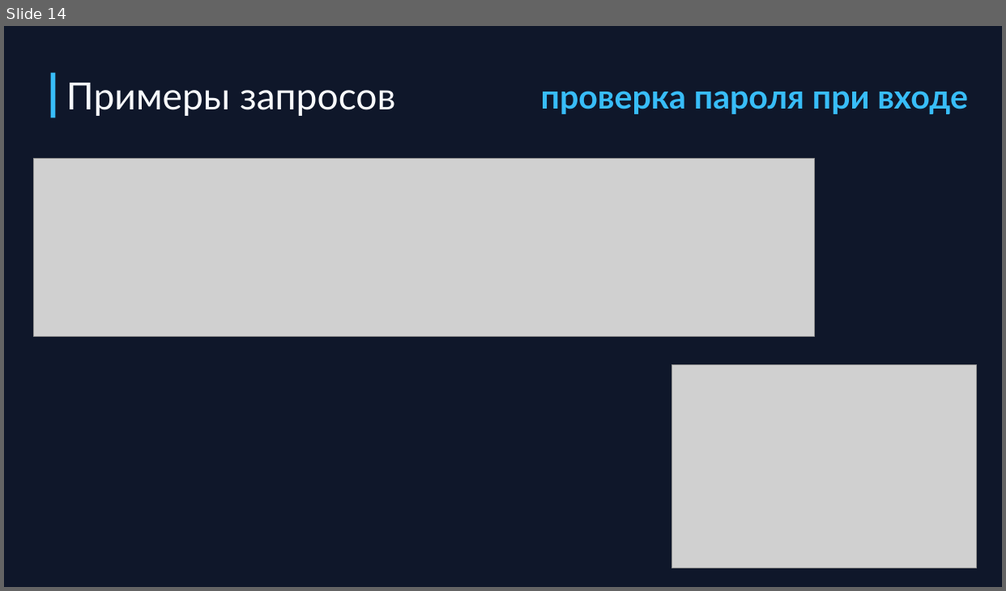
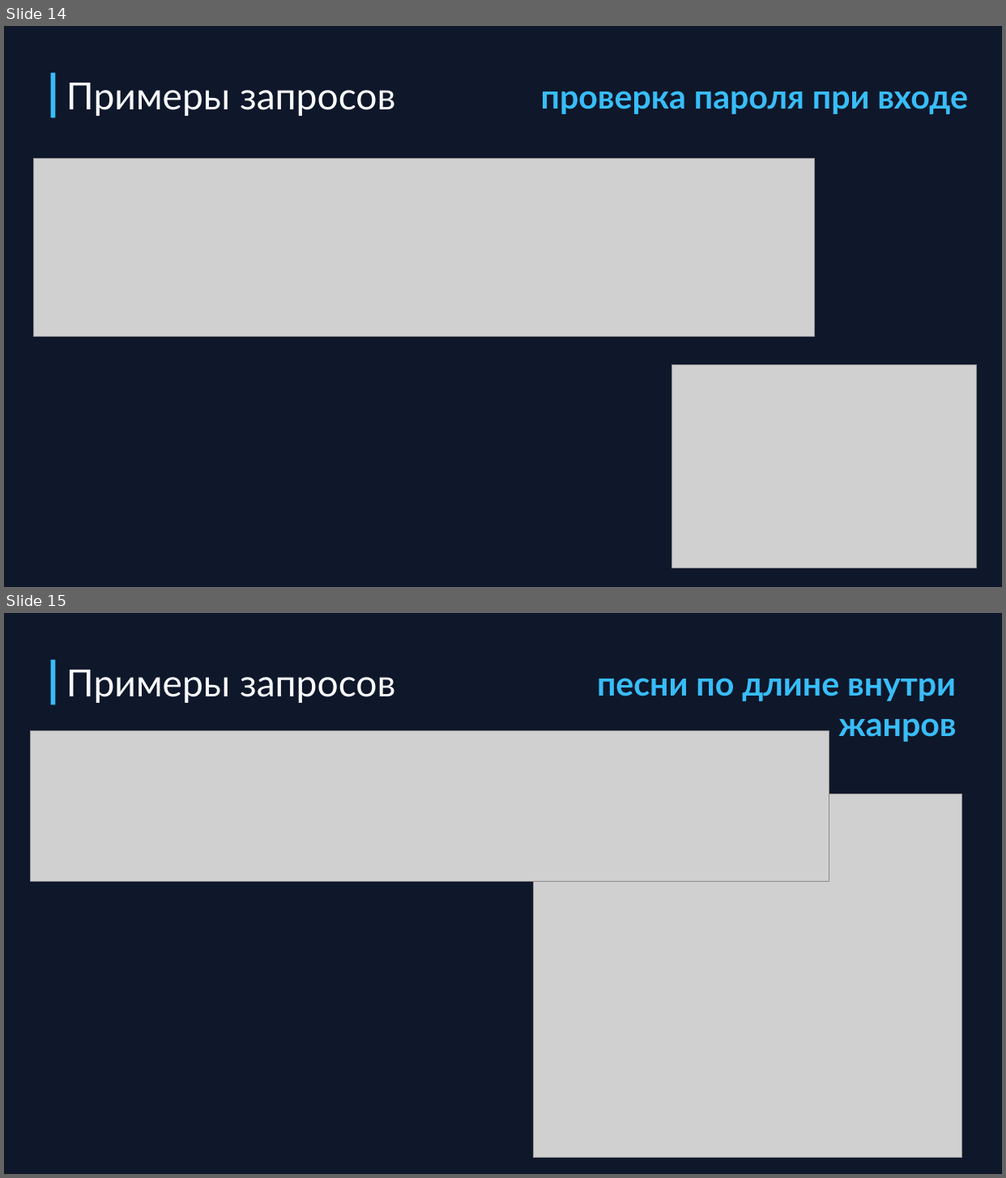
Before and after one commit to kirzach-678/music-streaming, a slide deck: slides.pptx. Shown one above the other, each under a label of ours: slide 14 before the commit, slides 14 and 15 after it. The pictures are 1006x591 and 1006x1178 pixels, drawn with LibreOffice and Linux fonts; fonts in the diff are those of the drawing; grey boxes stand for pictures; background and template pictures are left out. Boxes give left, top, right and bottom in pixels: in the first picture for what was removed or moved away, otherwise in the second. Text is boxed around its words. In the diff, an @@ line names an element or a change of style, - is before the commit and + after.

```diff
--- a/slides.pptx
+++ b/slides.pptx
@@ slide 15 added at <box>4,613,1002,1174</box>, background picture (left out) @@
@@ rectangle added at <box>51,660,56,705</box>, fill #38BDF8 @@
@@ text added at <box>66,670,396,703</box>, 36 pt, text #F8FAFC @@
+Примеры запросов
@@ text added at <box>597,678,956,742</box>, 32 pt, text #38BDF8, bold @@
+песни по длине внутри жанров
@@ picture added at <box>30,730,829,881</box> @@
@@ picture added at <box>533,794,961,1158</box> @@
```
Also in this commit, not shown: 4 slides changed, 1 slide removed, 1 other file.
